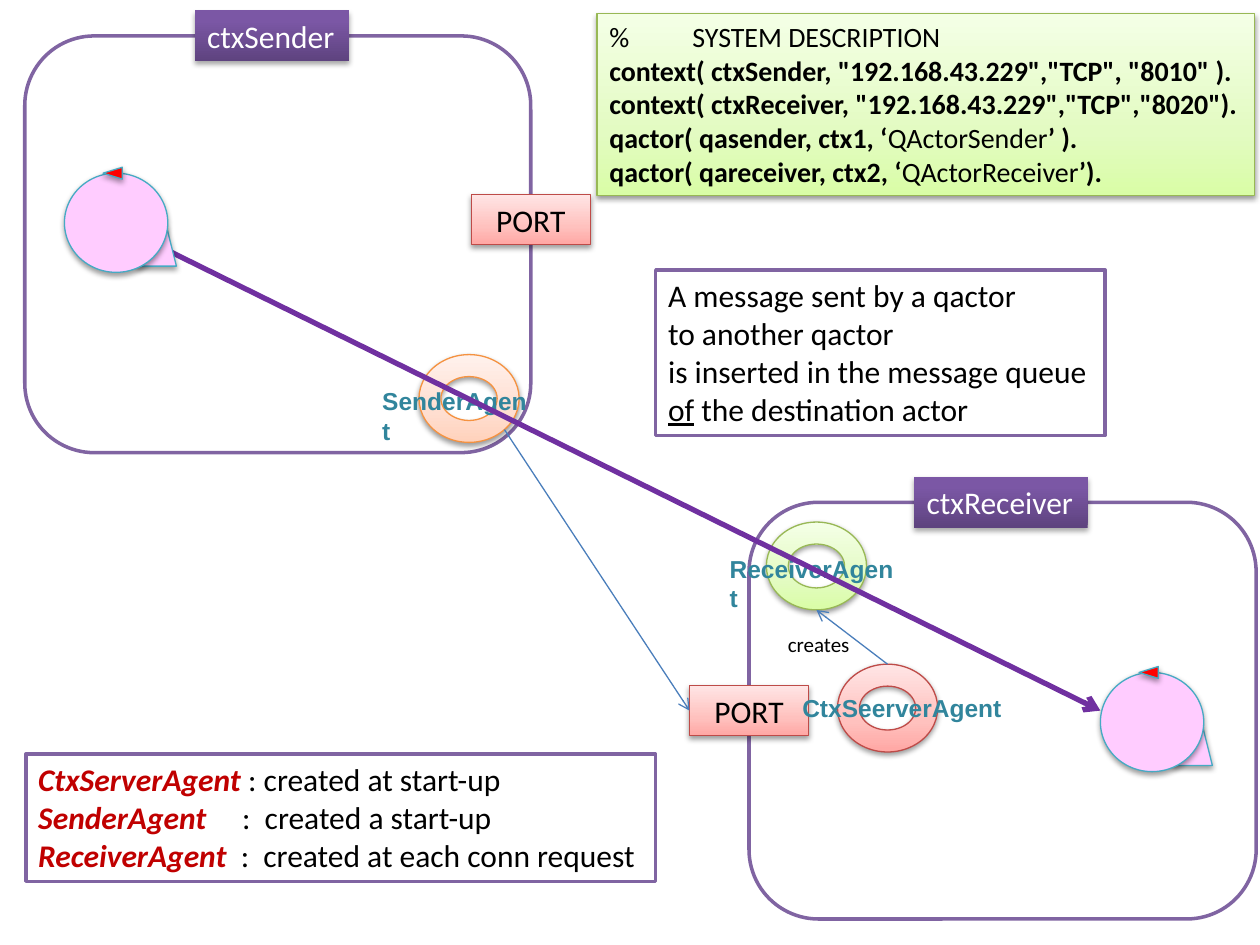
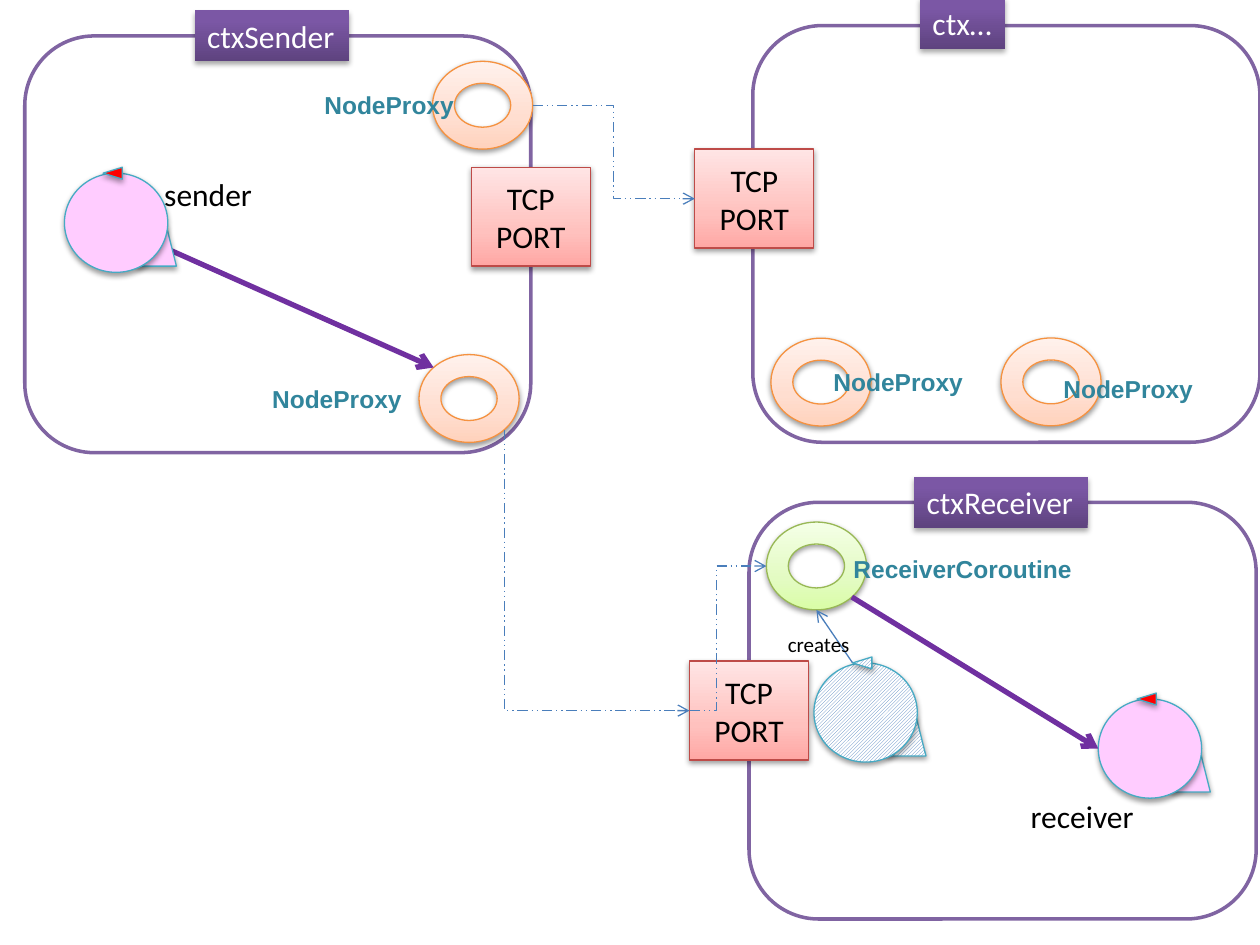
Before and after one commit to anatali/iss2020LabBo, a slide deck: slide 27 of it.unibo.issLabStart/userDocs/ISSM2020.pptx. Drawn at 1260x945 pixels with LibreOffice and Linux fonts; fonts in the diff are those of the drawing. Boxes give left, top, right and bottom in pixels: in the first picture for what was removed or moved away, otherwise in the second. Text is boxed around its words. In the diff, an @@ line names an element or a change of style, - is before the commit and + after.

```diff
--- a/it.unibo.issLabStart/userDocs/ISSM2020.pptx
+++ b/it.unibo.issLabStart/userDocs/ISSM2020.pptx
@@ rectangle removed at bbox=[597, 14, 1255, 197] @@
-% SYSTEM DESCRIPTION
-context( ctxSender, "192.168.43.229","TCP", "8010" ).
-context( ctxReceiver, "192.168.43.229","TCP","8020").
-qactor( qasender, ctx1, ‘QActorSender’ ).
-qactor( qareceiver, ctx2, ‘QActorReceiver’).
@@ rounded rectangle added at bbox=[752, 25, 1260, 442], fill #FFFFFF, outline #8064A2 2 pt @@
@@ rectangle added at bbox=[920, 0, 1005, 49], fill gradient #5F4480 to #7B58A6 to #7C57A8, 18 pt, text #FFFFFF @@
+ctx…
@@ donut added at bbox=[432, 62, 532, 150], fill gradient #FFD2BD to #FFDED0 to #FFF2ED, outline #F69240 0.75 pt @@
@@ text added at bbox=[324, 95, 453, 120], 14 pt, text #31859C, bold @@
+NodeProxy
@@ elbow arrow added from (533, 106) to (694, 199), #4B7EBC 0.75 pt dashed @@
@@ rectangle added at bbox=[694, 149, 813, 248], fill gradient #FFA6A5 to #FFC0BF to #FFE7E7, outline #BF4C48 0.75 pt, 18 pt, text #000000 @@
+TCP
+PORT
@@ rectangle "TCP": place and size @@
-rectangle "TCP" at bbox=[471, 195, 590, 244]
+rectangle "TCP" at bbox=[471, 168, 590, 267]
@@ text added at bbox=[164, 184, 252, 214], 18 pt, text #000000 @@
+sender
@@ text in rectangle at bbox=[507, 189, 555, 211]: paragraph added @@
+TCP
@@ arrow moved from (139, 237) - (1100, 711) to (139, 237) - (433, 368) @@
@@ rectangle removed at bbox=[655, 270, 1105, 435] @@
-A message sent by a qactor
-to another qactor
-is inserted in the message queue
-of the destination actor
@@ donut added at bbox=[771, 338, 871, 426], fill gradient #FFD2BD to #FFDED0 to #FFF2ED, outline #F69240 0.75 pt @@
@@ donut added at bbox=[1000, 338, 1100, 426], fill gradient #FFD2BD to #FFDED0 to #FFF2ED, outline #F69240 0.75 pt @@
@@ text added at bbox=[833, 371, 962, 396], 14 pt, text #31859C, bold @@
+NodeProxy
@@ text added at bbox=[1063, 378, 1192, 403], 14 pt, text #31859C, bold @@
+NodeProxy
@@ text at bbox=[272, 390, 401, 413]: text changed @@
-SenderAgent
+NodeProxy
@@ arrow removed from (504, 430) to (689, 711) @@
@@ elbow arrow added from (504, 430) to (689, 711), #4B7EBC 0.75 pt dashed @@
@@ elbow arrow added from (689, 711) to (766, 566), #4B7EBC 0.75 pt dashed @@
@@ text at bbox=[853, 558, 1071, 583]: text changed @@
-ReceiverAgent
+ReceiverCoroutine
@@ arrow added from (852, 597) to (1099, 748), #7030A0 3 pt @@
@@ arrow moved from (887, 664) - (816, 610) to (853, 663) - (816, 610) @@
@@ triangle added at bbox=[853, 658, 872, 669], fill pattern #4F81BD on #FFFFFF, outline #46AAC5 0.75 pt @@
@@ rectangle "TCP": place and size @@
-rectangle "TCP" at bbox=[689, 685, 808, 735]
+rectangle "TCP" at bbox=[689, 662, 808, 761]
@@ text in rectangle at bbox=[725, 683, 773, 705]: paragraph added @@
+TCP
@@ ellipse added at bbox=[814, 663, 917, 762], fill pattern #4F81BD on #FFFFFF, outline #46AAC5 0.75 pt @@
@@ donut removed at bbox=[838, 664, 937, 752] @@
@@ text removed at bbox=[802, 697, 1001, 722] @@
-CtxSeerverAgent
@@ parallelogram added at bbox=[877, 716, 926, 756], fill pattern #4F81BD on #FFFFFF, outline #46AAC5 0.75 pt @@
@@ 1 parallelogram, 1 ellipse, 1 triangle: place and size @@
-1 parallelogram, 1 ellipse, 1 triangle at bbox=[1100, 667, 1212, 772]
+1 parallelogram, 1 ellipse, 1 triangle at bbox=[1099, 693, 1211, 799]
@@ rectangle removed at bbox=[25, 755, 655, 882] @@
-CtxServerAgent : created at start-up
-SenderAgent : created a start-up
-ReceiverAgent : created at each conn request
@@ text added at bbox=[1031, 806, 1134, 829], 18 pt, text #000000 @@
+receiver
```
Also in this commit, not shown: 7 other slides changed, 16 other files.
